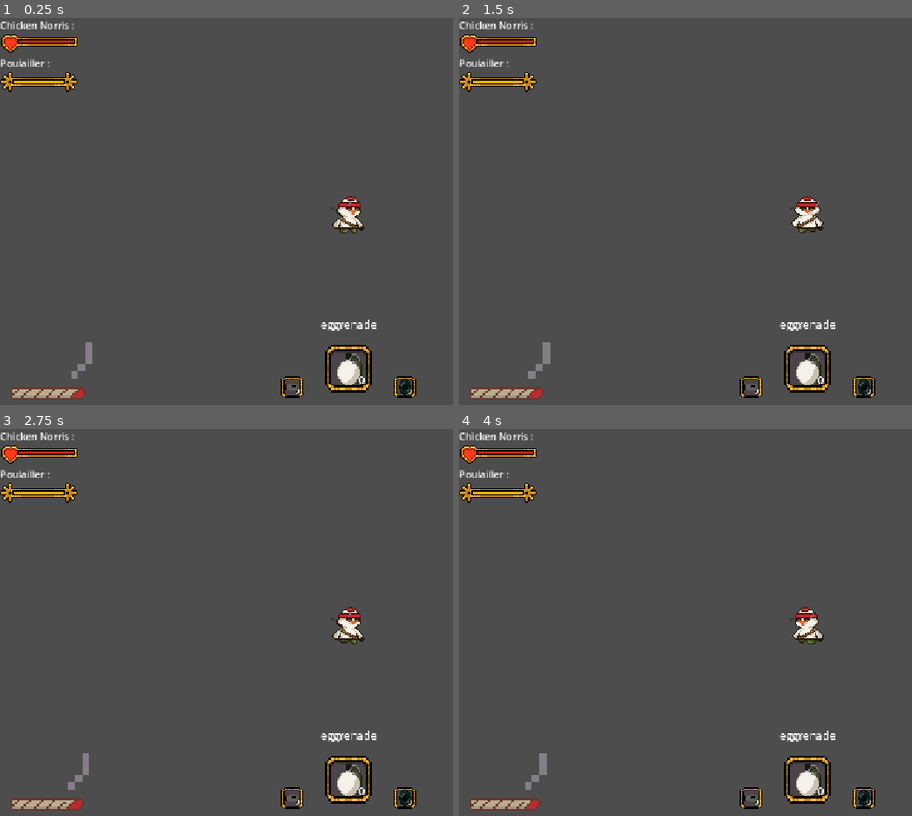
Above: before the commit, frames 1-4 (two rows, left to right).
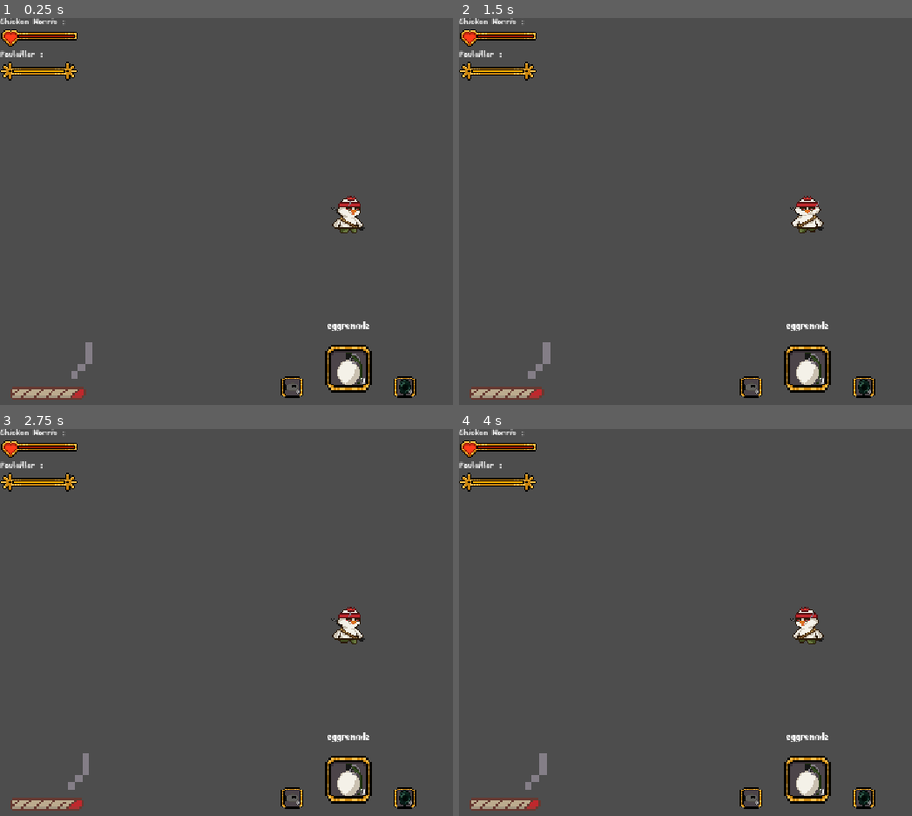
Above: after the commit, the same moments.

Repository: Xuniy/EpicFails_ezwinGameJam
Game: Godot game, scene res://scences/world_test.tscn
Same seed, same stepped clock (60 frames per second), same inputs: the game is played once before the commit and once after it.
Inputs:
- Up to frame 1 (0.25 s): no input
- Up to frame 2 (1.5 s): hold D (droite) 0.53-1.28 s; hold S (bas) from 1.28 s (still down)
- Up to frame 3 (2.75 s): release S (bas) at 2.03 s; hold D (droite) from 2.03 s (still down)
- Up to frame 4 (4 s): release D (droite) at 2.78 s; hold W (haut) 2.78-3.53 s; hold A (gauche) from 3.53 s (still down)

The runs differ from the first frame. In frame 1, 2.1% of the frame differs, in the area x 0-91%, y 0-98%; in frame 2, 2.1%; in frame 3, 2.1%; in frame 4, 2.1%.

Commit message:
Police Fibberish pour toute l'interface
- assets/fonts/fibberish.ttf : police Fibberish v1.0 par Nathan Scott (CC BY 3.0)
- assets/fonts/fibberish_readme.txt : readme d'origine, pour l'attribution
- project.godot : police par défaut de l'interface (theme/custom_font)
- scripts/hotbar.gd : utilise la police du thème pour les compteurs et le nom de l'item

Co-Authored-By: Claude Haiku 5.5 <noreply@anthropic.com>
Claude-Session: https://claude.ai/code/session_01UwiPo7oy1NG6R3wQqBUMa4

Diff:
--- a/project.godot
+++ b/project.godot
@@ -18,6 +18,10 @@
 
 window/stretch/mode="canvas_items"
 window/stretch/aspect="expand"
+
+[gui]
+
+theme/custom_font="res://assets/fonts/fibberish.ttf"
 
 [input]
 
--- a/scripts/hotbar.gd
+++ b/scripts/hotbar.gd
@@ -51,7 +51,7 @@
 	var base_y: float = size.y - BOTTOM_MARGIN
 	var center_x: float = size.x * 0.5
 	var big_size: float = SLOT_SIZE * SELECTED_SCALE
-	var font: Font = ThemeDB.fallback_font
+	var font: Font = get_theme_default_font()
 
 	# Ordre d'affichage : voisin de gauche, sélection (centre), voisin de droite.
 	for offset in [-1, 0, 1]:
Binary file added: assets/fonts/fibberish.ttf
Not shown, added: assets/fonts/fibberish_readme.txt
